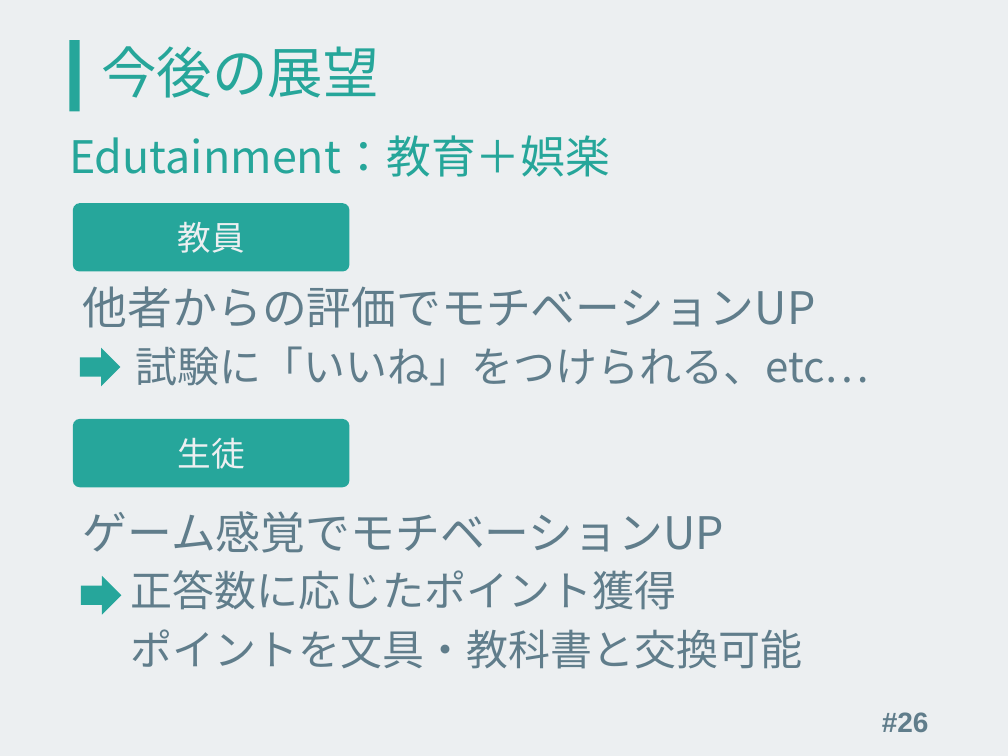
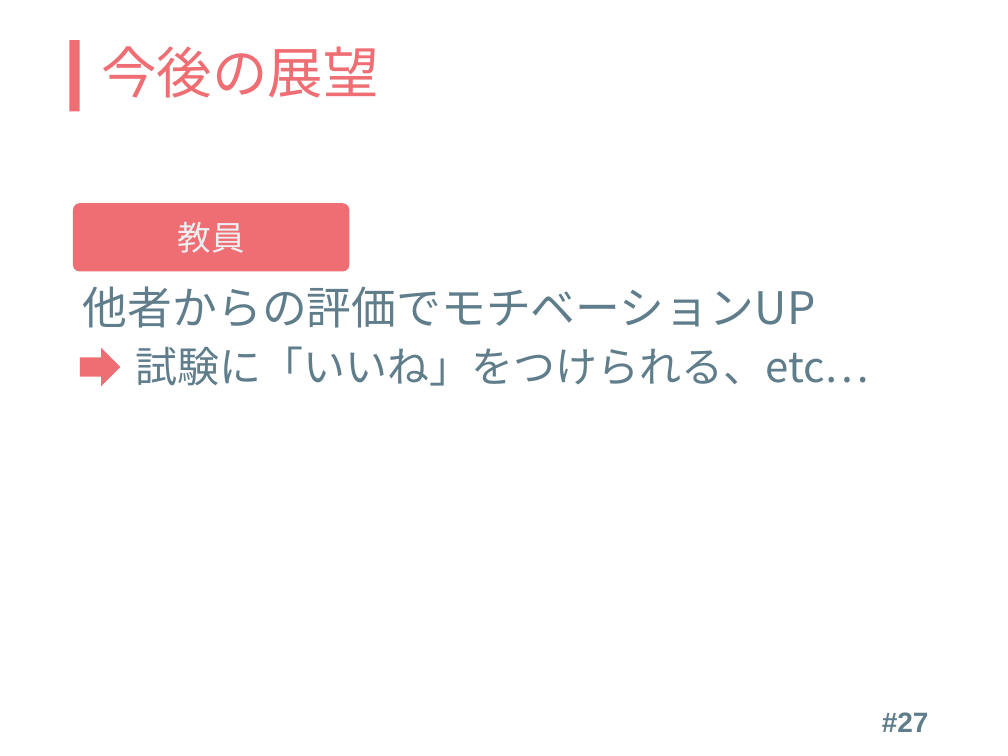
Before and after one commit to kinc-shinshu/smat-presentation, a slide deck: slide 27 of slide.pptx (slide 26 before the commit). Drawn at 1008x756 pixels with LibreOffice and Linux fonts; fonts in the diff are those of the drawing. Boxes give left, top, right and bottom in pixels: in the first picture for what was removed or moved away, otherwise in the second. Text is boxed around its words. In the diff, an @@ line names an element or a change of style, - is before the commit and + after.

```diff
--- a/slide.pptx
+++ b/slide.pptx
@@ background #ECEFF1 to #FFFFFF @@
@@ rectangle at <box>70,40,80,112</box>: fill #26A69A to #EE6E73 @@
@@ title "今後の展望" at <box>102,46,379,98</box>: text colour #26A69A to #EE6E73 @@
@@ text removed at <box>69,135,610,177</box> @@
-Edutainment：教育＋娯楽
@@ rounded rectangle "教員" at <box>73,204,349,272</box>: fill #26A69B to #EE6E73 @@
@@ right arrow at <box>80,348,120,386</box>: fill #26A69B to #EE6E73 @@
@@ rounded rectangle removed at <box>73,419,349,488</box> @@
-生徒
@@ text removed at <box>83,511,725,553</box> @@
-ゲーム感覚でモチベーションUP
@@ right arrow removed at <box>81,576,121,614</box> @@
@@ text removed at <box>130,570,676,610</box> @@
-正答数に応じたポイント獲得
@@ text removed at <box>130,629,802,669</box> @@
-ポイントを文具・教科書と交換可能
@@ page number at <box>882,712,929,732</box>: text changed @@
-#26
+#27
```
Also in this commit, not shown: 10 other slides changed, 16 slides added, 15 slides removed, 1 other file.
